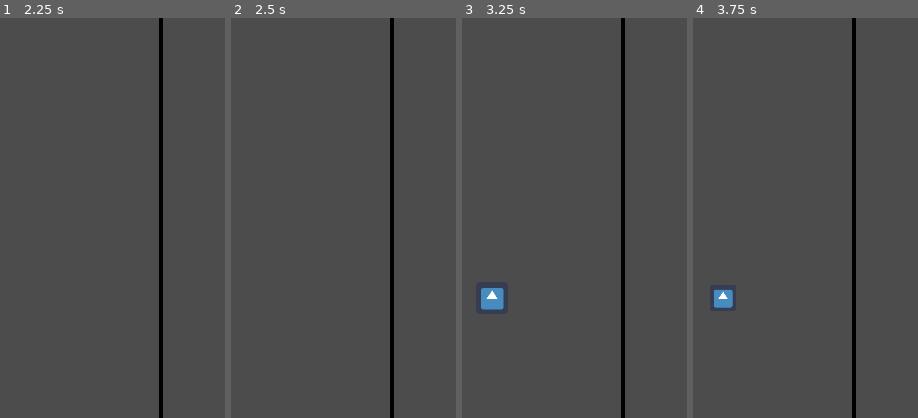
Above: before the commit, frames 1-4 (left to right).
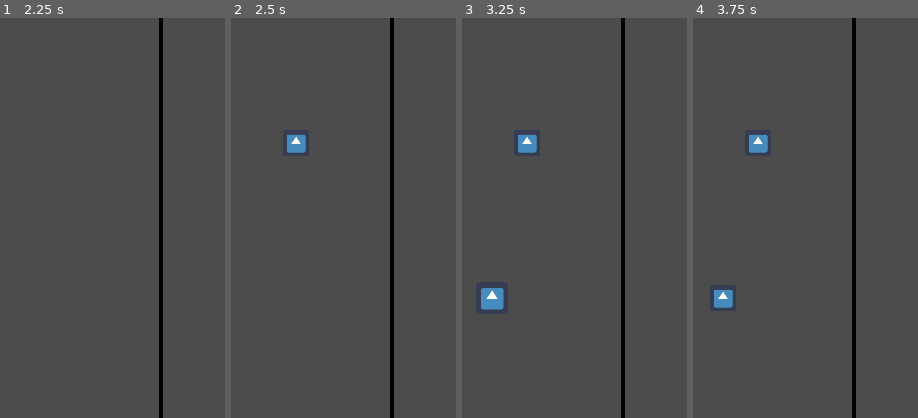
Above: after the commit, the same moments.

Repository: quendera/hard_decision
Game: Godot game, scene res://Scenes/Game.tscn
The game is run twice, just before and just after one commit, with the same random seed, the same clock (stepped at 60 frames per second) and the same inputs. The engine's default icon, where the game draws it, is replaced by a stand-in: a white triangle on a blue panel in a dark square.
Inputs (mouse positions are % of the whole screen's width and height, from its top left):
- Up to frame 1 (2.25 s): move the mouse to (72, 45) at 0.52 s; click (72, 45) at 0.67 s; tap Enter at 1.25 s; drag from (30, 55) to (45, 70) at 1.27 s; move the mouse to (60, 28) at 2.02 s; click (60, 28) at 2.17 s
- Up to frame 2 (2.5 s): no input
- Up to frame 3 (3.25 s): drag from (45, 70) to (20, 35) at 2.77 s
- Up to frame 4 (3.75 s): move the mouse to (80, 65) at 3.52 s; click (80, 65) at 3.67 s
The pictures show only the part of the screen within x 13-63%, y 0-50%; the shares and areas given below are measured in that part.

Frame 1 is identical in both runs. In frame 2, 0.4% of the frame differs, in the area x 24-34%, y 29-34%; in frame 3, 0.4%; in frame 4, 0.4%.

Commit message:
Added Bots Preparation
- Bots appear with timer

Diff:
--- a/Game.gd
+++ b/Game.gd
@@ -11,13 +11,13 @@
 
 var vector_array
 var coordinates
-
+var botscoordinates
 var justificationtext = ""
 var q1 = ""
 var q2 = ""
 var querydict = []
 var scene = preload("res://Scenes/Player.tscn")
-
+var others = preload("res://Scenes/Others.tscn")
 var trialnumber
 
 # Called when the node enters the scene tree for the first time.
@@ -32,8 +32,8 @@
 	start_trial()
 
 func set_trialdurations():
-	timeforjustification = 5
-	timeformovement = 5
+	timeforjustification = 5.0
+	timeformovement = 5.0
 
 func read_json_file(file_path):
 	var file = File.new()
@@ -47,6 +47,7 @@
 	$LineV.global_position.x = centre.x
 
 func start_trial():
+	reset_position()
 	q1 = "[center]"+querydict[trialnumber].question1+"[/center]"
 	q2 = "[center]"+querydict[trialnumber].question2+"[/center]"
 	$Q1.set_bbcode(q1)
@@ -57,7 +58,22 @@
 	$Player.can_move = true
 	$Timer.id = "start_trial"
 	start_timer(timeformovement)
-	reset_position()
+	var spawn_time = randf() * timeformovement
+	botscoordinates = Vector2(300,300)
+	spawn_others(spawn_time, botscoordinates)
+
+func spawn_others(spawn_time, botscoordinates):
+	var timetospawn = Timer.new()
+	add_child(timetospawn)
+	timetospawn.wait_time = spawn_time
+	timetospawn.one_shot = true
+	timetospawn.start()
+	timetospawn.connect("timeout", self, "_on_timetospawn_timeout")
+
+func _on_timetospawn_timeout():
+	var spawner = others.instance()
+	add_child(spawner)
+	spawner.set_positions(botscoordinates)
 
 func start_timer(trial_duration):
 	$Timer.start(trial_duration)
--- /dev/null
+++ b/Others.gd
@@ -0,0 +1,26 @@
+extends Node2D
+var coordinates = [];
+var can_move = false
+# Called when the node enters the scene tree for the first time.
+func _ready():
+	var centre = Global.get_viewport_rect().size/2
+	self.global_position = centre
+
+func _input(event):
+	if event is InputEventScreenDrag and can_move :
+		self.global_position = event.position
+		self.scale = Vector2(1.2, 1.2)
+		#print(self.global_position)
+
+	elif event is InputEventScreenTouch and !event.is_pressed():
+		self.scale = Vector2(1, 1)
+		coordinates = event.position
+		Global.sendtoserver(coordinates, Global.PlayerName)
+
+		#event.is
+	#	self.scale = Vector2(1, 1)
+
+
+# Called every frame. 'delta' is the elapsed time since the previous frame.
+func _process(_delta):
+	pass
--- /dev/null
+++ b/Scenes/Others.gd
@@ -0,0 +1,14 @@
+extends Node2D
+var coordinates = Vector2();
+
+# Called when the node enters the scene tree for the first time.
+func _ready():
+	pass
+
+func set_positions(coordinates):
+	print(coordinates)
+	self.global_position = coordinates
+
+# Called every frame. 'delta' is the elapsed time since the previous frame.
+func _process(_delta):
+	pass
--- /dev/null
+++ b/Scenes/Others.tscn
@@ -0,0 +1,18 @@
+[gd_scene load_steps=4 format=2]
+
+[ext_resource path="res://icon.png" type="Texture" id=1]
+[ext_resource path="res://Scenes/Others.gd" type="Script" id=2]
+
+[sub_resource type="SpriteFrames" id=1]
+animations = [ {
+"frames": [ ExtResource( 1 ) ],
+"loop": true,
+"name": "default",
+"speed": 5.0
+} ]
+
+[node name="Others" type="Node2D"]
+script = ExtResource( 2 )
+
+[node name="AnimatedSprite" type="AnimatedSprite" parent="."]
+frames = SubResource( 1 )
